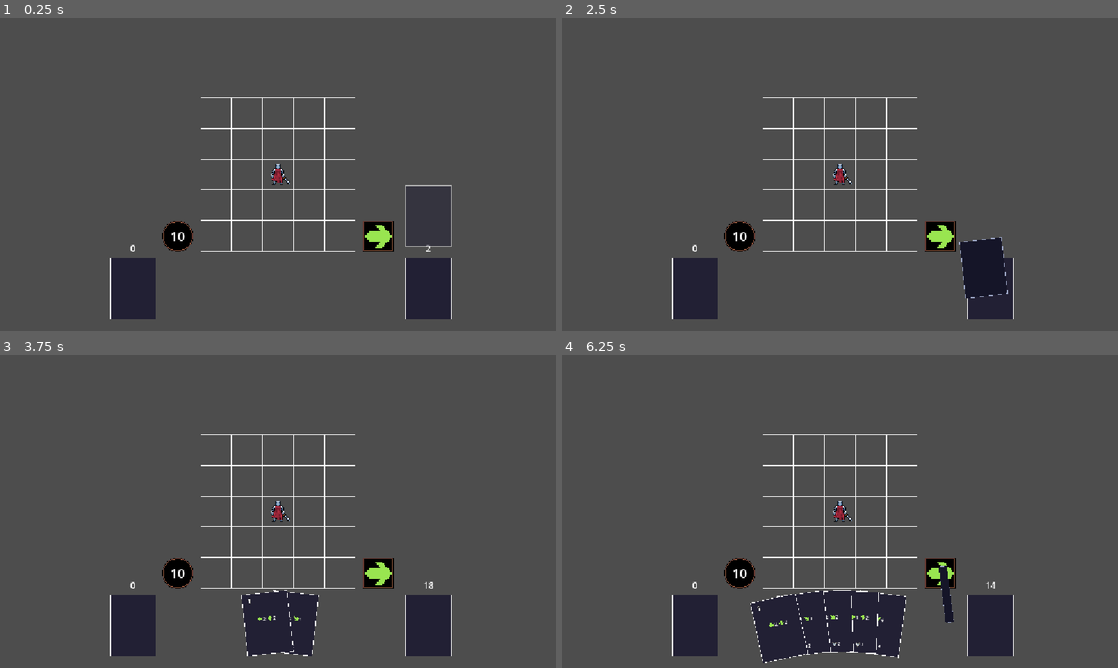
Above: before the commit, frames 1-4 (two rows, left to right).
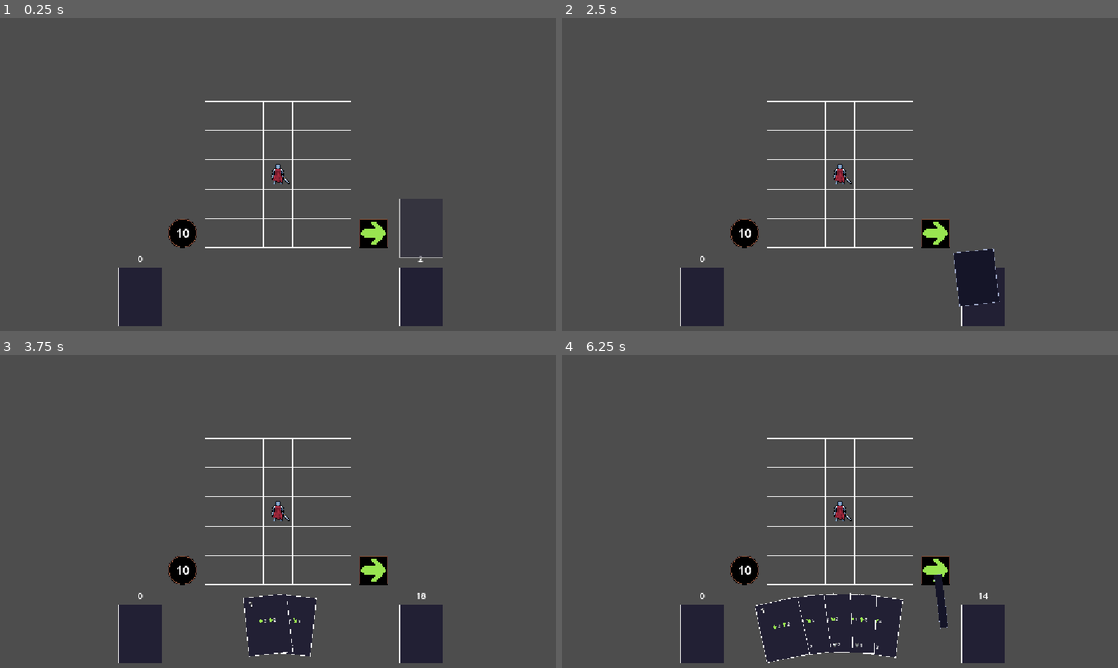
Above: after the commit, the same moments.

Repository: TheLizarditto/Foxtrot1Prototipo
Game: Godot game, scene res://Scenes/main.tscn
Same seed, same stepped clock (60 frames per second), same inputs: the game is played once before the commit and once after it.
Inputs (mouse positions are in pixels of both pictures, inside the frame that each line leads up to):
- Up to frame 1 (0.25 s): no input
- Up to frame 2 (2.5 s): move the mouse to (962, 158) at 0.52 s; click (962, 158) at 0.67 s; move the mouse to (728, 190) at 1.27 s; click (728, 190) at 1.42 s; move the mouse to (895, 105) at 2.02 s; click (895, 105) at 2.17 s
- Up to frame 3 (3.75 s): move the mouse to (250, 574) at 2.77 s; click (250, 574) at 2.92 s; move the mouse to (444, 558) at 3.52 s; click (444, 558) at 3.67 s
- Up to frame 4 (6.25 s): move the mouse to (673, 464) at 4.27 s; click (673, 464) at 4.42 s; move the mouse to (867, 511) at 5.02 s; click (867, 511) at 5.17 s; move the mouse to (756, 433) at 5.77 s; click (756, 433) at 5.92 s

The runs differ from the first frame. In frame 1, 5.0% of the frame differs, in the area x 19-82%, y 25-99%; in frame 2, 4.1%; in frame 3, 4.3%; in frame 4, 5.2%.

Commit message:
feat: implementé la recarga automática de PA y agrego ajustes visuales de posición en los elementos

Diff:
--- a/Scenes/main.tscn
+++ b/Scenes/main.tscn
@@ -14,6 +14,7 @@
 [node name="Tablero" parent="." unique_id=980927273 instance=ExtResource("1_h0ha0")]
 
 [node name="Camera2D" type="Camera2D" parent="Tablero" unique_id=496038153]
+zoom = Vector2(0.95, 0.95)
 
 [node name="Personaje" parent="." unique_id=466476145 instance=ExtResource("2_bo1nx")]
 scale = Vector2(2, 2)
@@ -24,14 +25,14 @@
 visible = false
 
 [node name="MazoRobo" parent="." unique_id=2142932877 instance=ExtResource("6_vuy8l")]
-position = Vector2(312, 236)
+position = Vector2(312, 267)
 
 [node name="MazoDescarte" parent="." unique_id=1951663907 instance=ExtResource("7_ses36")]
-position = Vector2(-300, 236)
+position = Vector2(-300, 267)
 
 [node name="PuntosAccion" parent="." unique_id=1505677691 instance=ExtResource("9_puntos_accion")]
 position = Vector2(-208, 128)
 
 [node name="Mano" parent="." unique_id=1620002229 instance=ExtResource("8_mano")]
 z_index = 10
-position = Vector2(4, 228)
+position = Vector2(4, 244)
